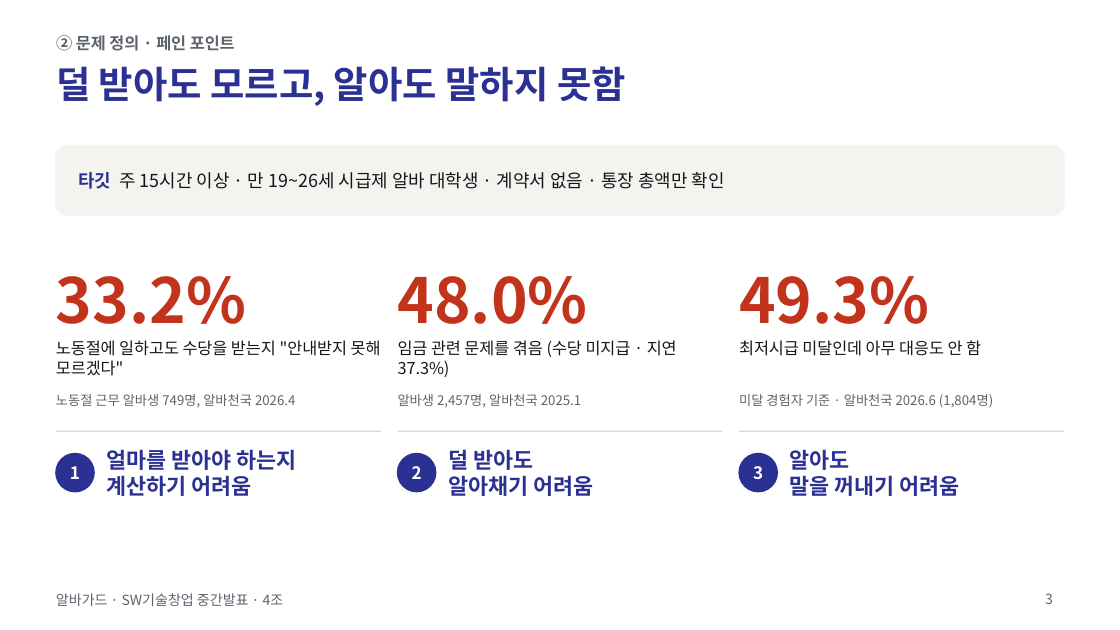
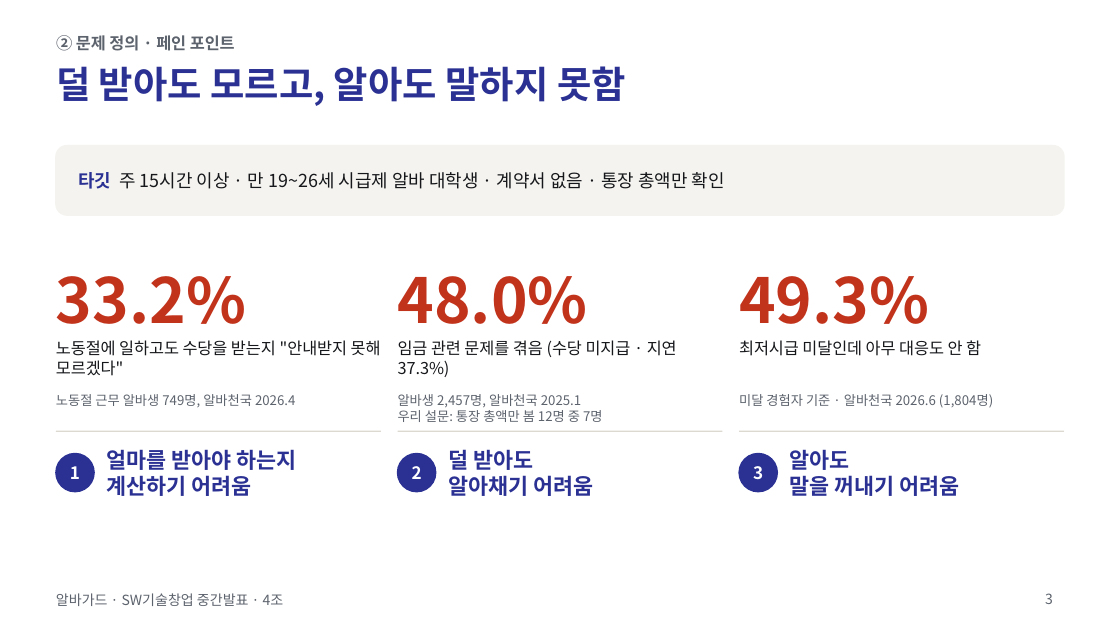
Before and after one commit to jihooni217/albaguard, a slide deck: slide 3 of docs/06_중간발표_PPT.pptx. Drawn at 1120x630 pixels with LibreOffice and Linux fonts; fonts in the diff are those of the drawing. Boxes give left, top, right and bottom in pixels: in the first picture for what was removed or moved away, otherwise in the second. Text is boxed around its words. In the diff, an @@ line names an element or a change of style, - is before the commit and + after.

```diff
--- a/docs/06_중간발표_PPT.pptx
+++ b/docs/06_중간발표_PPT.pptx
@@ text at (x1=398, y1=410, x2=603, y2=422): paragraph added @@
+우리 설문: 통장 총액만 봄 12명 중 7명
```
Also in this commit, not shown: 2 other slides changed, 8 other files.
